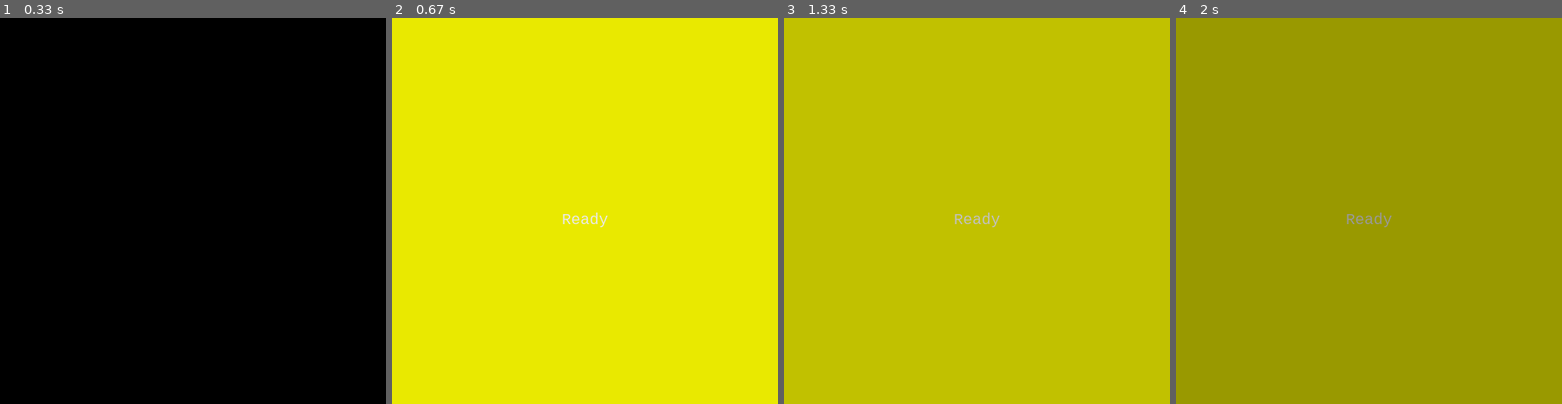
Above: before the commit, frames 1-4 (left to right).
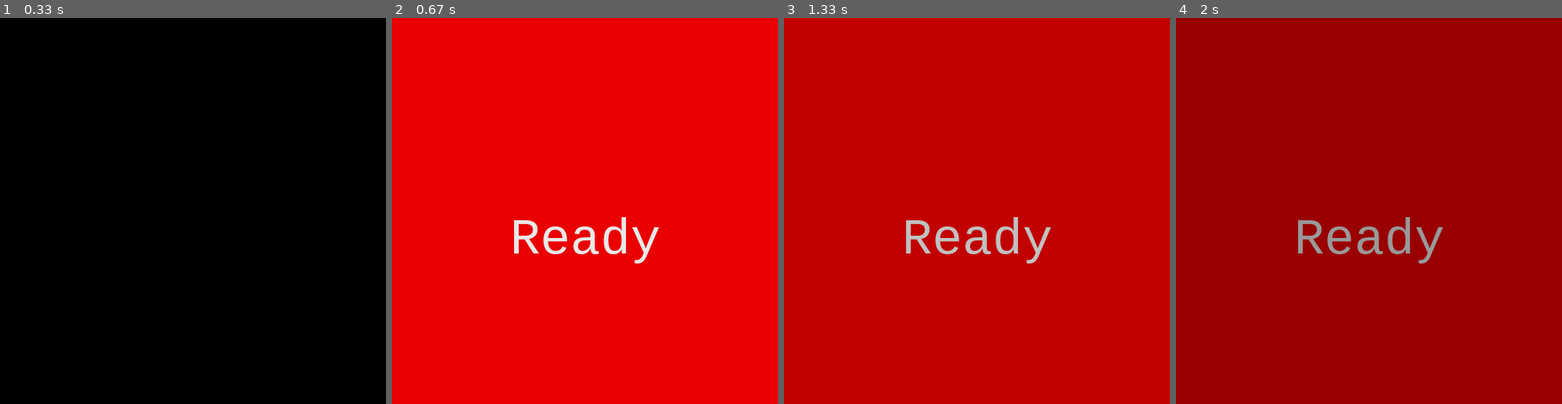
Above: after the commit, the same moments.

Repository: BulSU-BSCpE2B-Group2/DROP
Game: pygame game, started from temporary_module.py
Same seed, same stepped clock (60 frames per second), same inputs: the game is played once before the commit and once after it.
Inputs:
- Up to frame 1 (0.33 s): no input
- Up to frame 2 (0.67 s): tap Enter at 0.33 s
- Up to frame 3 (1.33 s): no input
- Up to frame 4 (2 s): no input

Frame 1 is identical in both runs. In frame 2, 100% of the frame differs, in the area x 0-100%, y 0-100%; in frame 3, 100%; in frame 4, 100%.

Commit message:
Updated animation for temporary_module please test.
TODO: White flash then main menu with DROP! logo

Diff:
--- a/temporary_module.py
+++ b/temporary_module.py
@@ -19,11 +19,11 @@
 def start_screen_animation(width, height, color, c_text):
     fade = pg.Surface((width, height))
     fade.fill((0, 0, 0))
-    draw_text(text[times], 20, white, 500 / 2, 500 / 2)
+    draw_text(text[times], 65, white, 500 / 2, 500 / 2)
     for alpha in range(0, 255):
         fade.set_alpha(alpha)
         screen.fill((color))
-        draw_text(text[times], 20, c_text, 500 / 2, 500 / 2)
+        draw_text(text[times], 65, c_text, 500 / 2, 500 / 2)
         screen.blit(fade, (0, 0))
         pg.display.flip()
         for event in pg.event.get():
@@ -57,7 +57,7 @@
                     pg.time.set_timer(PULSE_EVENT, 1)
             if event.type == PULSE_EVENT:
                 times = 0
-                color = [(255, 255, 0), (255, 0, 255)]
+                color = [(255, 0, 0), (0, 0, 255)]
                 text = ['Ready', 'Set']
                 color_text = [white, white, black]
                 while times < 2:
@@ -71,7 +71,8 @@
             new_screen.fill((255, 255, 255))
             new_screen.set_alpha(255)
             screen.blit(new_screen, (0, 0))
-            draw_text('DROP!', 50, black, 250, 250)
+            draw_text('DROP!', 65, black, 250, 250)
+            draw_text('Main menu should go here.', 50, black, 250, 300)
             pg.display.flip()
         else:
             screen.fill((255, 255, 255))
